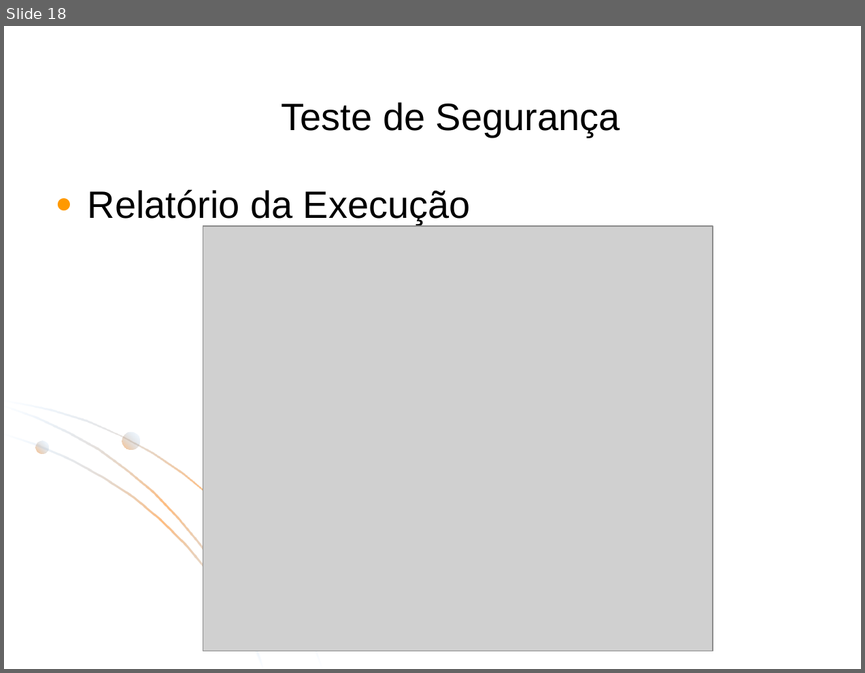
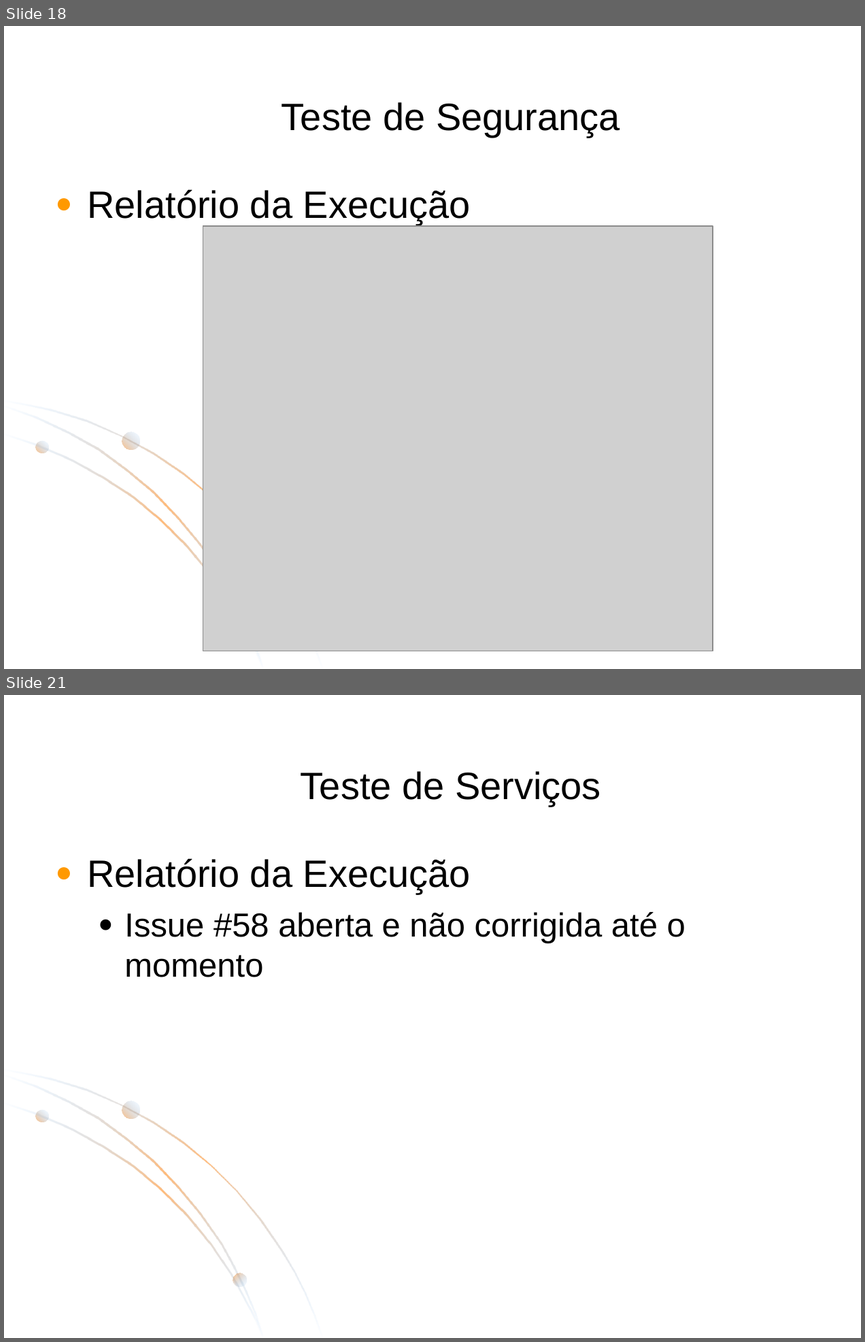
Before and after one commit to ESEGroup/IssuesAuthenticatorCascavel, a slide deck: artefatos/QA/relatorio-issues.ppt. Shown one above the other, each under a label of ours: slide 18 before the commit, slides 18 and 21 after it; the slides between them are not shown. The pictures are 865x673 and 865x1342 pixels, drawn with LibreOffice and Linux fonts; fonts in the diff are those of the drawing; grey boxes stand for pictures; background and template pictures are left out. Boxes give left, top, right and bottom in pixels: in the first picture for what was removed or moved away, otherwise in the second. Text is boxed around its words. In the diff, an @@ line names an element or a change of style, - is before the commit and + after.

Commit message:
Atualizados os artefatos de teste

```diff
--- a/artefatos/QA/relatorio-issues.ppt
+++ b/artefatos/QA/relatorio-issues.ppt
@@ slide 21 added at [4,695,861,1338], background #FFFFFF; not listed: 5 template elements that a slide beside it also shows @@
@@ text added at [300,771,601,807], 32 pt, text #000000 @@
+Teste de Serviços
@@ text added at [87,858,685,977], 28 pt, text #000000 @@
+● Relatório da Execução
+  ● Issue #58 aberta e não corrigida até o momento
@@ ellipse added at [232,1272,247,1286], fill gradient #FF7B00 to #3399FF @@
```
Also in this commit, not shown: 15 other slides changed, 3 other slides added, 1 slide removed, 2 other files.
